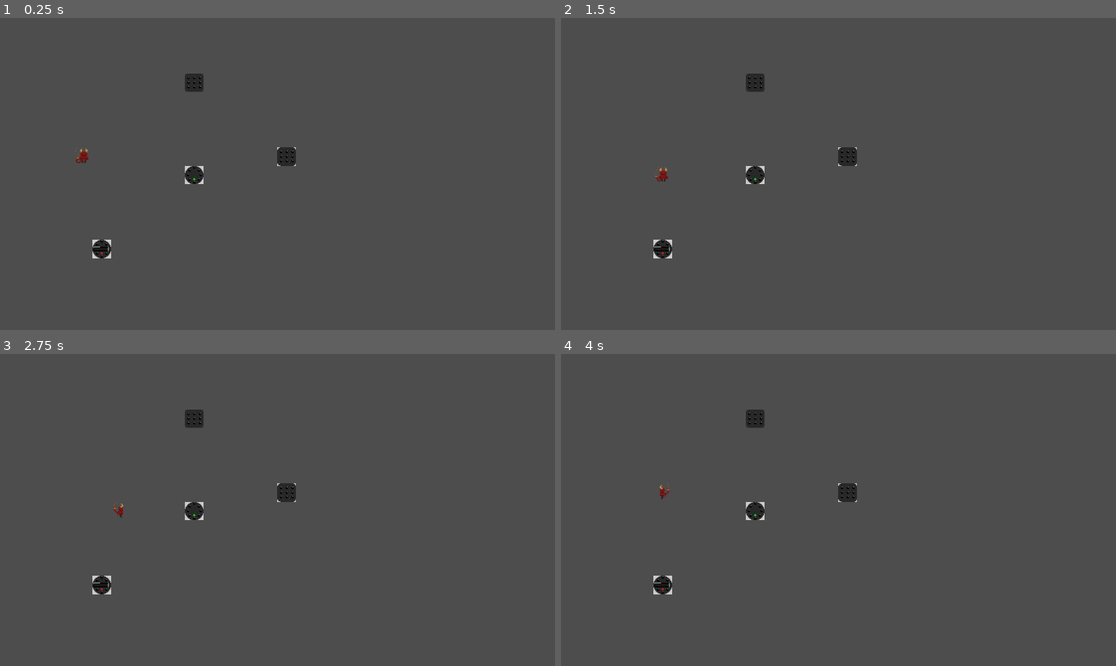
Above: before the commit, frames 1-4 (two rows, left to right).
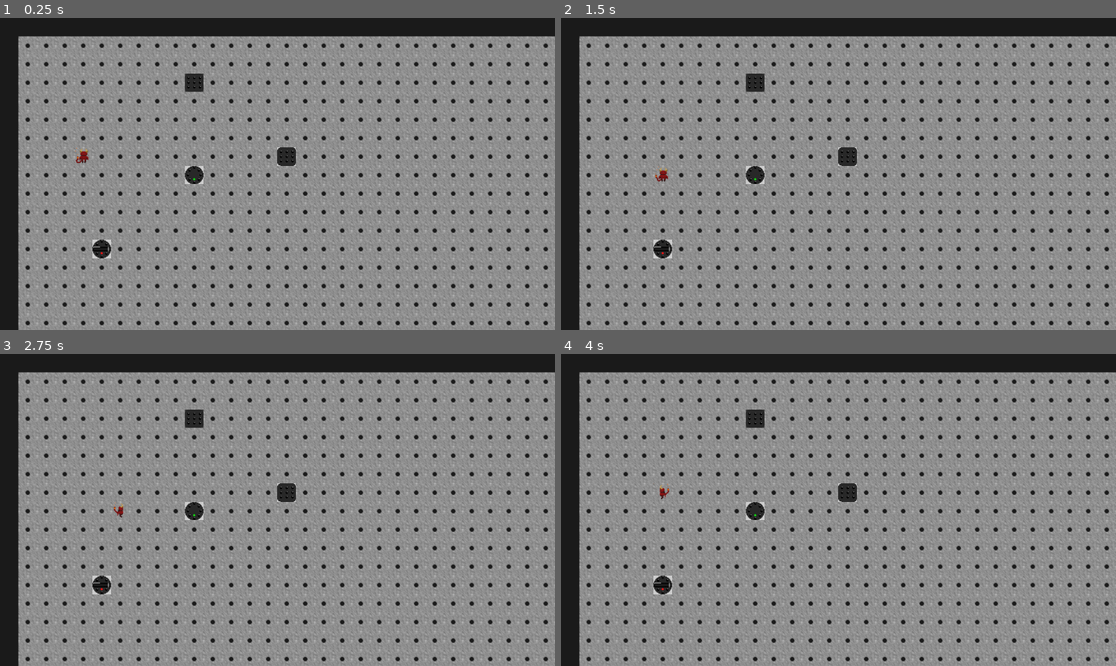
Above: after the commit, the same moments.

Repository: mbapplegate/maxwellDemon
Game: Godot game, scene res://worlds/test_world.tscn
The game is run twice, just before and just after one commit, with the same random seed, the same clock (stepped at 60 frames per second) and the same inputs. The project has no main scene, so this scene is started directly.
Inputs:
- Up to frame 1 (0.25 s): no input
- Up to frame 2 (1.5 s): hold Right (right) 0.53-1.28 s; hold Shift (pull) 0.53-1.28 s; tap Enter at 1.25 s; hold Down (down) from 1.28 s (still down); tap Q (rotateCCW) at 1.35 s
- Up to frame 3 (2.75 s): tap Space (toggleEnergize) at 2 s; release Down (down) at 2.03 s; hold Right (right) from 2.03 s (still down); hold E (rotateCW) from 2.03 s (still down)
- Up to frame 4 (4 s): tap Enter at 2.75 s; release Right (right) at 2.78 s; release E (rotateCW) at 2.78 s; hold Up (up) 2.78-3.53 s; tap Space (toggleEnergize) at 2.85, 3.5 s; hold Left (left) from 3.53 s (still down); hold Shift (pull) from 3.53 s (still down)

The runs differ from the first frame. In frame 1, 97% of the frame differs, in the area x 0-100%, y 0-100%; in frame 2, 97%; in frame 3, 98%; in frame 4, 98%.

Commit message:
fixed error (-y) in laser barrel position

Diff:
--- a/scenes/LaserSource/laser_source.gd
+++ b/scenes/LaserSource/laser_source.gd
@@ -8,7 +8,7 @@
 
 var rng = RandomNumberGenerator.new()
 var laserParent= null
-const halfHeight = 4.0
+const halfHeight = 16.0
 
 func _ready():
 	#halfHeight = BARREL_WIDTH * self.scale.x
@@ -27,7 +27,7 @@
 	var instance
 	var yLoc
 	if (isEnergized):
-		var barrelPosition = Vector2(barrelShape.position.x+(barrelShape.shape.size[0]/2.0+1.0)*cos(sprite.rotation),barrelShape.position.y+(barrelShape.shape.size[0]/2.0+1.0)*sin(sprite.rotation))
+		var barrelPosition = Vector2(barrelShape.position.x+(barrelShape.shape.size[0]/2.0+1.0)*cos(sprite.rotation),barrelShape.position.y-(barrelShape.shape.size[0]/2.0+1.0)*sin(sprite.rotation))
 		for i in numRaysPerTimeout:
 			if halfAngle > 0:
 				angle = rng.randf_range(-halfAngle,halfAngle)
@@ -36,10 +36,10 @@
 			#print("Timeout. Angle: ",angle)
 			instance = ray.instantiate()
 			instance.propDir = Vector2(cos(angle+sprite.rotation),sin(angle+sprite.rotation))
-			instance.position = to_global(Vector2(barrelPosition.x+yLoc*sin(sprite.rotation), barrelPosition.y+yLoc*cos(sprite.rotation)))
+			instance.position = to_global(Vector2(barrelPosition.x+yLoc*sin(sprite.rotation), -barrelPosition.y-yLoc*cos(sprite.rotation)))
+			print(barrelPosition)
 			instance.rayColor = rayColor
 			instance.scale[0] = 1.0/self.scale[0]
 			instance.scale[1] = 1.0 / self.scale[1]
-			print(instance.position)
 			if laserParent:
 				laserParent.add_child(instance)
--- a/worlds/test_world.tscn
+++ b/worlds/test_world.tscn
@@ -35,7 +35,6 @@
 script = ExtResource("1_0f5qq")
 
 [node name="TileMap" type="TileMap" parent="."]
-visible = false
 tile_set = SubResource("TileSet_7qghk")
 format = 2
 layer_0/tile_data = PackedInt32Array(65537, 0, 0, 131073, 0, 0, 196609, 0, 0, 262145, 0, 0, 327681, 0, 0, 393217, 0, 0, …(9951 unchanged characters)…
